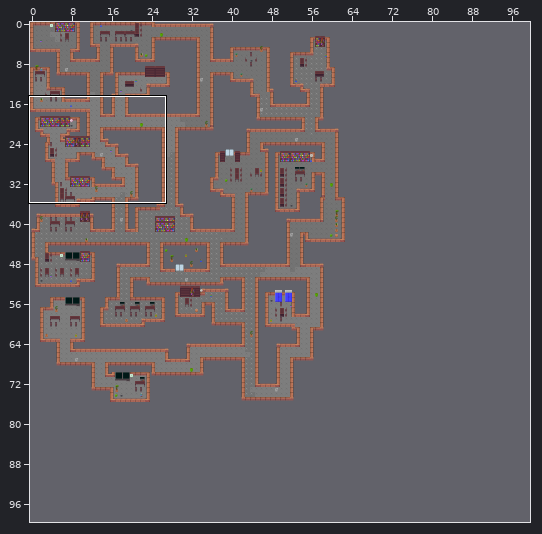
Two states of a Tiled map, Thalheimer is Among us/Assets/Map/Map.tmx. Above: a wide view before the commit, with the close-up outlined.
Close-up. Old version:
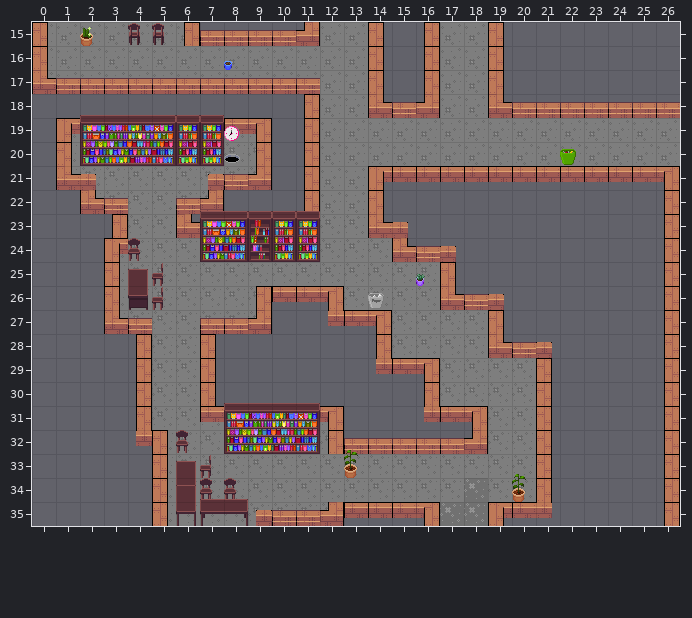
Cells are 24x24 px. Shown: x 0..26, y 15..35. The commit also changed other parts of the map, which this record leaves out.
And afterwards:
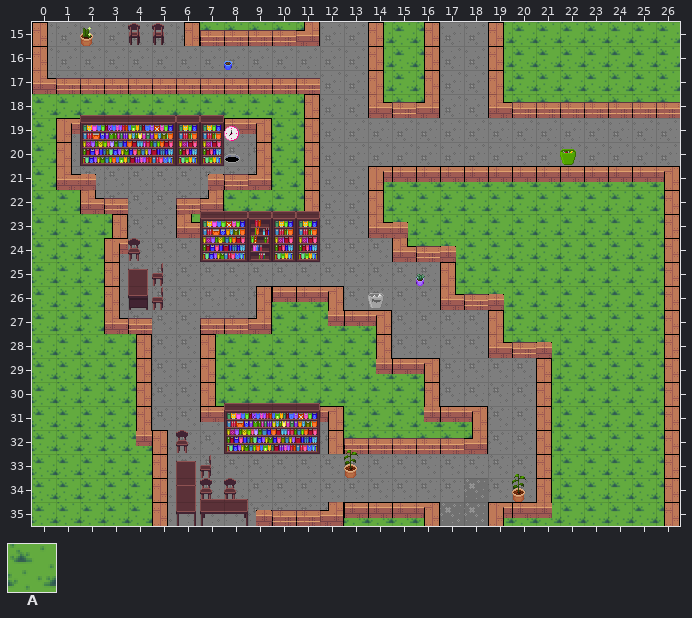
Key: from "jdt": A 59 "grass".
_ is an empty cell, . an unchanged one.
Tiles of an added or newly shown layer are drawn over the layers below it.
The exact change:
--- layer "FloorsFloor" (added)
@@ x 0..26 @@
-15 ......._____..___..________
-16 ..............___..________
-17 ..............___..________
-18 ____________..___..________
-19 _.........__...............
-20 _.........__...............
-21 _.........__.._____________
-22 __......____.._____________
-23 ____.._......._____________
-24 ___............____________
-25 ___..............__________
-26 ___.......___....__________
-27 ___......._____....________
-28 _____..________....________
-29 _____..__________....______
-30 _____..__________....______
-31 _____........______..______
-32 _____........______..______
-33 _____................______
-34 _____................______
-35 _____........____..________
+15 .......AAAAA..AAA..AAAAAAAA
+16 ..............AAA..AAAAAAAA
+17 ..............AAA..AAAAAAAA
+18 AAAAAAAAAAAA..AAA..AAAAAAAA
+19 A.........AA...............
+20 A.........AA...............
+21 A.........AA..AAAAAAAAAAAAA
+22 AA......AAAA..AAAAAAAAAAAAA
+23 AAAA..A.......AAAAAAAAAAAAA
+24 AAA............AAAAAAAAAAAA
+25 AAA..............AAAAAAAAAA
+26 AAA.......AAA....AAAAAAAAAA
+27 AAA.......AAAAA....AAAAAAAA
+28 AAAAA..AAAAAAAA....AAAAAAAA
+29 AAAAA..AAAAAAAAAA....AAAAAA
+30 AAAAA..AAAAAAAAAA....AAAAAA
+31 AAAAA........AAAAAA..AAAAAA
+32 AAAAA........AAAAAA..AAAAAA
+33 AAAAA................AAAAAA
+34 AAAAA................AAAAAA
+35 AAAAA........AAAA..AAAAAAAA
